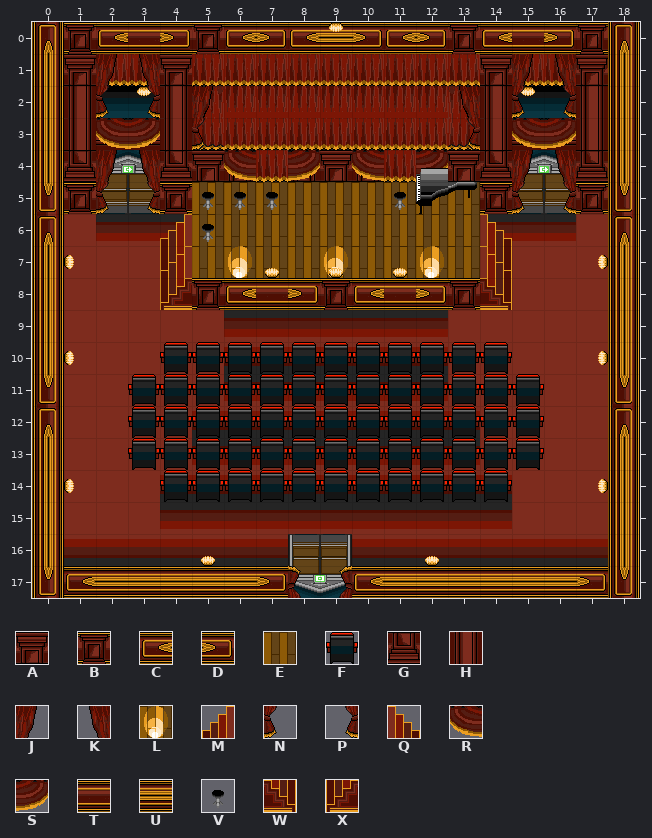
Tiled map (JSON), stored at STAGE/Stage2.json. The picture above was drawn from the file before the commit.
Cells are 32x32 px. Shown: x 0..18, y 0..17.
Key: from "STAGE2": A 0, B 1, C 2, D 3, E 4, F 5, G 16, H 17, J 23, K 24, L 25, M 27, N 29, P 30, Q 31, R 33, S 34, T 35, U 36, V 44, W 45, X 47 flipped left-right.
_ is an empty cell, # one hidden under a higher layer.
Layers that did not change in this view are not listed.
Layer "Stage" before, first column x 0:
 0 _BCTDBCDCUDCDBCTDB_
 1 _AJKA_________AJKA_
 2 _HNP#_________#NPH_
 3 _HRS#_________#RSH_
 4 _GJKG_________GJKG_
 5 _BNPBEEEEEEEEEBNPB_
 6 ____MEEEEEEEEEQ____
 7 ____MELEELEELEQ____
 8 ____XBCTDBCTDBW____
 9 ___________________
10 ____FFFFFFFFFFF____
11 ___FFFFFFFFFFFFF___
12 ___FFFFFFFFFFFFF___
13 ___FFFFFFFFFFFFF___
14 ____FFFFFFFFFFF____
15 ___________________
16 ___________________
17 ___________________
Now the later version:
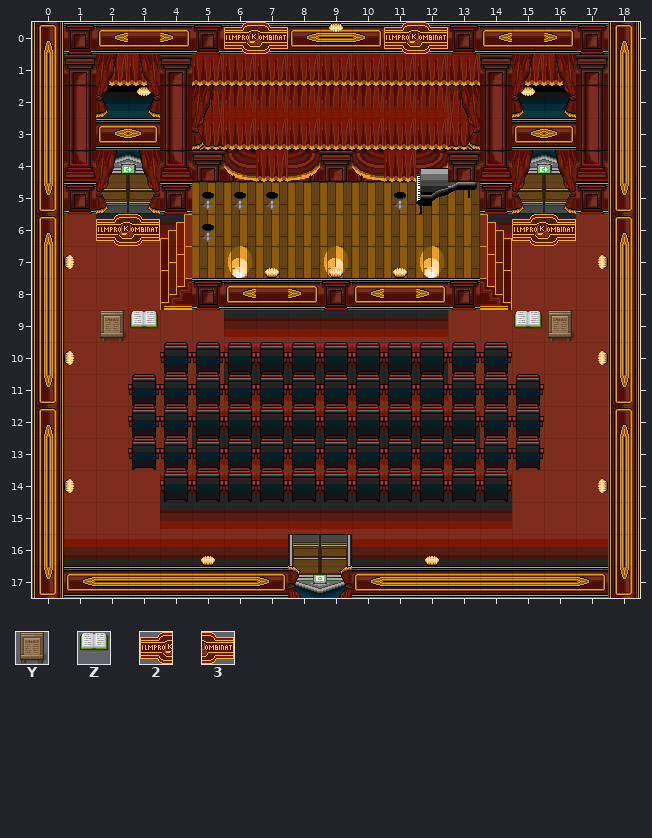
Further tiles: from "BaseChip_pipo": Y 236, Z 959; from "logoimpr": 2 0, 3 1.
Tiles of an added or newly shown layer are drawn over the layers below it.
Diff:
{"where": "layer \"Stage\""}
{"y":3,"x":2,"old":"RS","new":"##"}
{"y":3,"x":15,"old":"RS","new":"##"}
{"y":6,"x":2,"old":"__","new":"23"}
{"y":6,"x":15,"old":"__","new":"23"}
{"where": "layer \"buehenhocker\""}
{"y":0,"x":6,"old":"__","new":"23"}
{"y":0,"x":11,"old":"__","new":"23"}
{"y":3,"x":2,"old":"__","new":"CD"}
{"y":3,"x":15,"old":"__","new":"CD"}
{"where": "layer \"meniteingabe\" (added)"}
{"y":9,"x":3,"old":"_","new":"Z"}
{"y":9,"x":15,"old":"_","new":"Z"}
{"where": "layer \"mentiausgabe\" (added)"}
{"y":9,"x":2,"old":"_","new":"Y"}
{"y":9,"x":16,"old":"_","new":"Y"}
{"label":"added","picture_box":[224,22,288,54]}
{"label":"added","picture_box":[384,22,448,54]}
{"label":"changed","picture_box":[96,118,160,150]}
{"label":"changed","picture_box":[512,118,576,150]}
{"label":"added","picture_box":[96,214,160,246]}
{"label":"added","picture_box":[512,214,576,246]}
{"label":"added","picture_box":[100,310,159,342]}
{"label":"added","picture_box":[514,310,575,342]}
